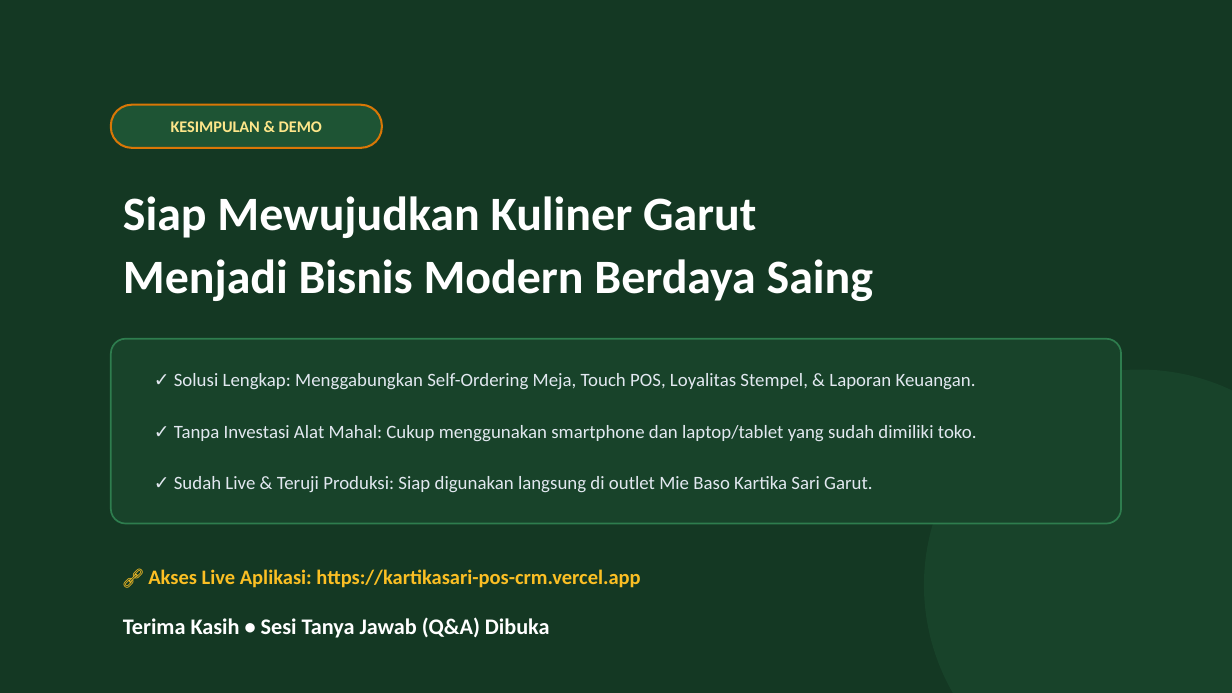
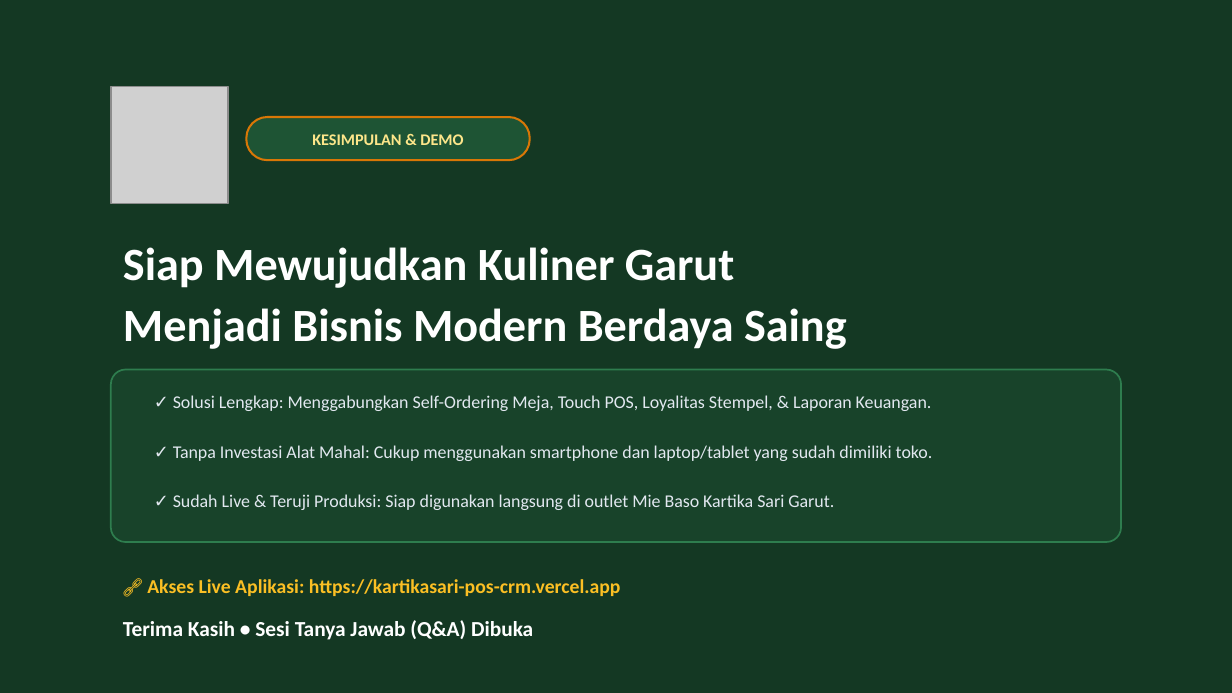
Before and after one commit to fanza4/kartikasari-pos-crm, a slide deck: slide 12 of Presentasi_Mie_Baso_Kartika_Sari.pptx. Drawn at 1232x693 pixels with LibreOffice and Linux fonts; fonts in the diff are those of the drawing; grey boxes stand for pictures. Boxes give left, top, right and bottom in pixels: in the first picture for what was removed or moved away, otherwise in the second. Text is boxed around its words. In the diff, an @@ line names an element or a change of style, - is before the commit and + after.

Commit message:
docs: enrich executive presentation PPTX with real app screenshots and photos

```diff
--- a/Presentasi_Mie_Baso_Kartika_Sari.pptx
+++ b/Presentasi_Mie_Baso_Kartika_Sari.pptx
@@ picture added at (111, 86, 228, 203) @@
@@ text "KESIMPULAN & DEMO": place and size @@
-text "KESIMPULAN & DEMO" at (171, 121, 322, 132)
+text "KESIMPULAN & DEMO" at (312, 134, 463, 145)
@@ rounded rectangle: place and size @@
-rounded rectangle at (111, 105, 382, 148)
+rounded rectangle at (246, 117, 530, 160)
@@ text "Siap Mewujudkan Kuliner Garut": place and size @@
-text "Siap Mewujudkan Kuliner Garut" at (123, 196, 873, 301)
+text "Siap Mewujudkan Kuliner Garut" at (123, 247, 847, 349)
@@ text "Siap Mewujudkan Kuliner Garut" at (123, 247, 847, 349): size 28 to 27 pt @@
@@ rounded rectangle: place and size @@
-rounded rectangle at (111, 339, 1121, 524)
+rounded rectangle at (111, 370, 1121, 542)
@@ rounded rectangle at (111, 370, 1121, 542): proportions changed @@
@@ size 11 to 10.5 pt in 3 elements at (173, 494, 834, 510), (173, 445, 933, 461), (173, 395, 932, 411) @@
@@ text "✓ Solusi Lengkap: Menggabungkan Self-Ordering ...": place and size @@
-text "✓ Solusi Lengkap: Menggabungkan Self-Ordering ..." at (174, 373, 976, 389)
+text "✓ Solusi Lengkap: Menggabungkan Self-Ordering ..." at (173, 395, 932, 411)
@@ ellipse removed at (924, 370, 1232, 693) @@
@@ text "✓ Tanpa Investasi Alat Mahal: ...": place and size @@
-text "✓ Tanpa Investasi Alat Mahal: ..." at (174, 425, 977, 441)
+text "✓ Tanpa Investasi Alat Mahal: ..." at (173, 445, 933, 461)
@@ text "✓ Sudah Live & Teruji ...": place and size @@
-text "✓ Sudah Live & Teruji ..." at (174, 476, 872, 492)
+text "✓ Sudah Live & Teruji ..." at (173, 494, 834, 510)
@@ text "🔗 Akses Live Aplikasi: https://kartikasari-pos-crm.vercel.ap ...": place and size @@
-text "🔗 Akses Live Aplikasi: https://kartikasari-pos-crm.vercel.ap ..." at (148, 569, 640, 588)
+text "🔗 Akses Live Aplikasi: https://kartikasari-pos-crm.vercel.ap ..." at (147, 579, 621, 596)
@@ text "🔗 Akses Live Aplikasi: https://kartikasari-pos-crm.vercel.ap ..." at (147, 579, 621, 596): size 12 to 11.5 pt @@
@@ text "Terima Kasih • Sesi Tanya ..." at (123, 620, 533, 640): size 13 to 12.5 pt @@
```
Also in this commit, not shown: 11 other slides changed, 11 other files.
